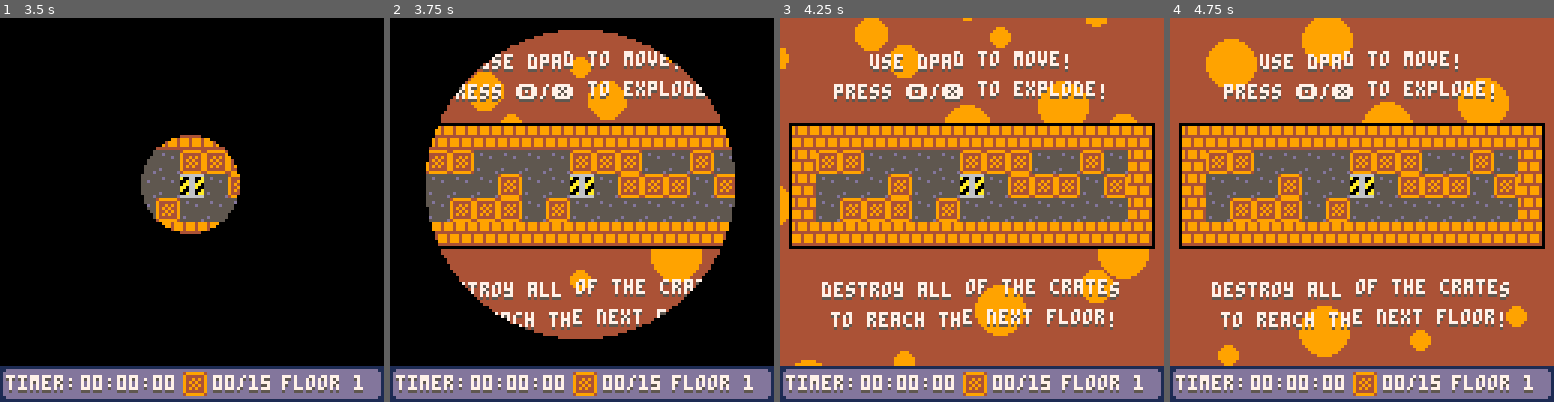
Above: before the commit, frames 1-4 (left to right).
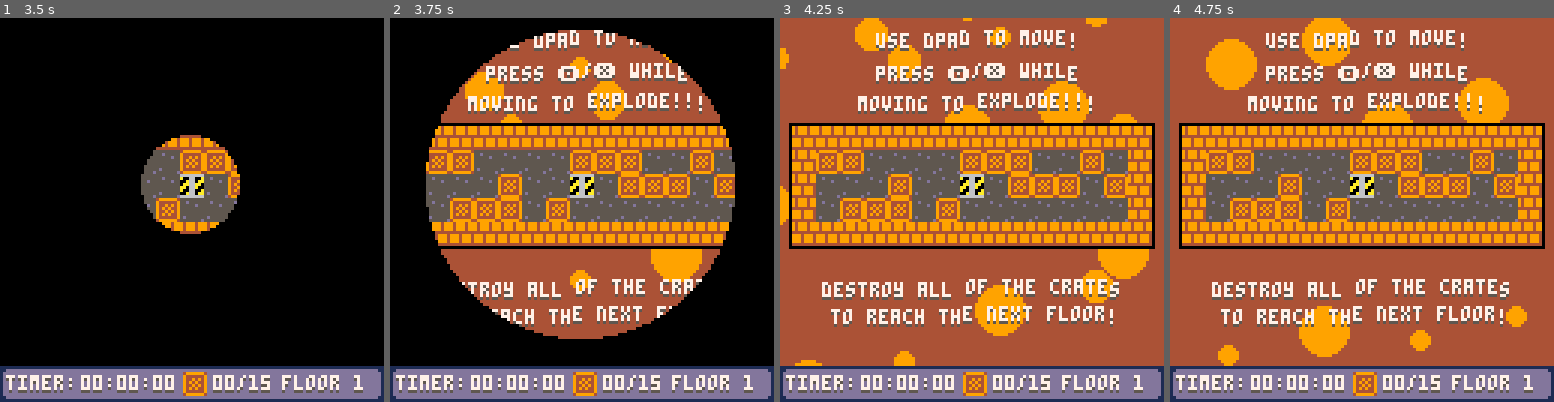
Above: after the commit, the same moments.

Repository: SHKBRD/P8CrateBall
Game: PICO-8 cartridge balltest24.p8
Same seed, same stepped clock (60 frames per second), same inputs: the game is played once before the commit and once after it.
Inputs:
- Up to frame 1 (3.5 s): tap X (X key) at 0.33, 1.07, 1.85, 2.97 s; tap O (Z key) at 0.7, 1.7, 2.1, 2.5, 2.9, 3.3 s; hold Right 1.6-2.1 s; hold Up 2.15-2.42 s; hold Right 2.47-3.03 s; hold Left from 3.08 s (still down)
- Up to frame 2 (3.75 s): release Left at 3.58 s; hold Down from 3.63 s (still down); tap O (Z key) at 3.7 s
- Up to frame 3 (4.25 s): release Down at 3.97 s; hold Right from 4.02 s (still down); tap X (X key) at 4.08 s; tap O (Z key) at 4.1 s
- Up to frame 4 (4.75 s): tap O (Z key) at 4.5 s; release Right at 4.68 s; hold Up from 4.73 s (still down)

Frame 1 is identical in both runs. In frame 2, 5.9% of the frame differs, in the area x 17-83%, y 3-82%; in frame 3, 7.4%, in the area x 13-87%, y 3-82%; in frame 4, 7.4%.

Commit message:
edit text to be a little more clear

Diff:
--- a/balltest24.p8
+++ b/balltest24.p8
@@ -1759,10 +1759,11 @@
 
 function draw_level_text()
 	if floor_level == 1 then
-		draw_wavy_str("use dpad to move!", 42, 24)
-		draw_wavy_str("press 🅾️ /❎  to explode!", 30, 34)
+		draw_wavy_str("use dpad to move!", 44, 17)
+		draw_wavy_str("press 🅾️ /❎  while", 44, 28)
+		draw_wavy_str("moving to explode!!!", 38, 38)
 		draw_wavy_str("destroy all of the crates", 26, 100)
-		draw_wavy_str("to reach the next floor!", 29, 110)
+		draw_wavy_str("to reach the next floor!", 29, 109)
 	end
 end
 
